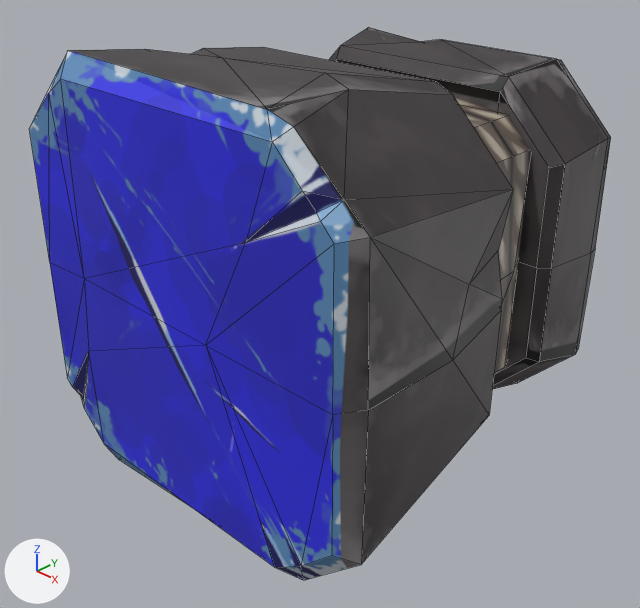
Two versions of the Blender file models/production/magnets.blend, one commit apart.
One viewpoint serves both versions: a 50 mm lens placed at (2.323, -2.638, 1.537), pointed at (-0.025, -0.186, -0.219). Lighting does not change. The marker at lower left points along +X, +Y and +Z. Mesh edges are drawn as thin lines.

In view in the first picture: 'natural-magnet'.
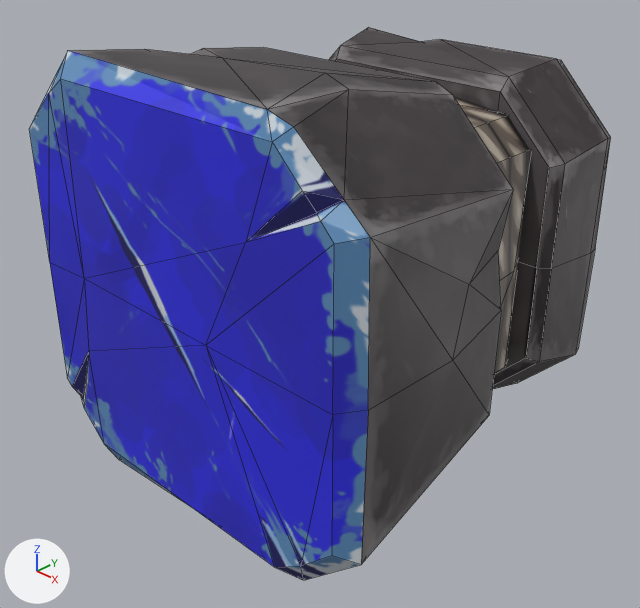
Where the change shows, as pixel boxes [x1, y1, x2, y2] in the pictures (640 x 608 px; the box of a moved part takes in the faces that stretch with it):
part 1 of me_立方体, moved or reshaped
    before: [453, 251, 502, 360]
    after: [453, 251, 501, 360]
part 2 of me_立方体, surface changed
    both: [70, 39, 611, 566]

The change in detail:
me_立方体 is used by ob_natural_magnet; location (0.0, 0.0, 0.0).
Verts and faces of me_立方体; kept vertices keep their numbers, new ones are numbered from 202.
Before the commit, vertices of me_立方体: 41 (0.87, -0.48, 0.0) at pixel (452, 360), 79 (0.74, -0.02, 0.0), 80 (0.79, -0.06, 0.0) at pixel (501, 310), 196 (0.79, -0.06, 0.04) at pixel (502, 299), 197 (0.82, -0.33, 0.21) at pixel (469, 284).
Before the commit, vertices of me_立方体: 198 (0.76, -0.08, 0.24) at pixel (498, 250), 199 (0.72, -0.05, 0.25).
me_立方体 had 202 vertices, 226 faces, 1 loose edge and spanned x -0.89..0.88, y -0.99..0.98, z -0.88..0.88.
me_立方体 now has 201 vertices, 225 faces, 1 loose edge and spans x -0.89..0.88, y -0.99..0.98, z -0.88..0.88.
Part 1, on me_立方体:
Vertices deleted: 196 (with the faces that use them).
New faces: (80, 198, 197), (41, 80, 197), (79, 199, 198, 80).
me_立方体 part 2: 159 kept faces spanning x -0.89..0.88, y -0.99..0.98, z -0.88..0.88 get new texture (UV) coordinates.
